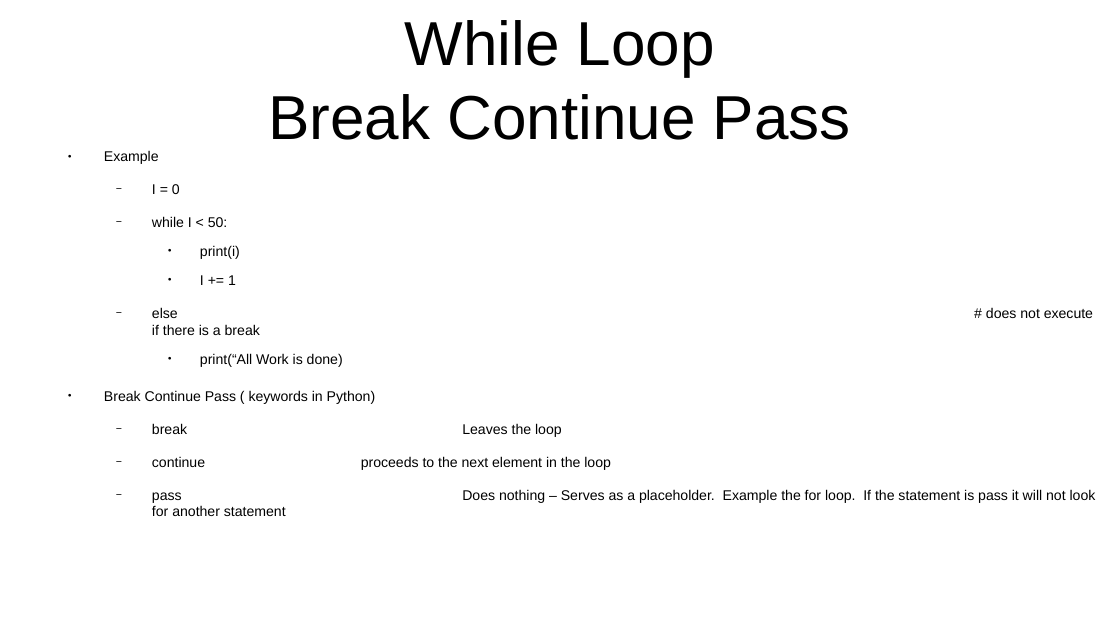
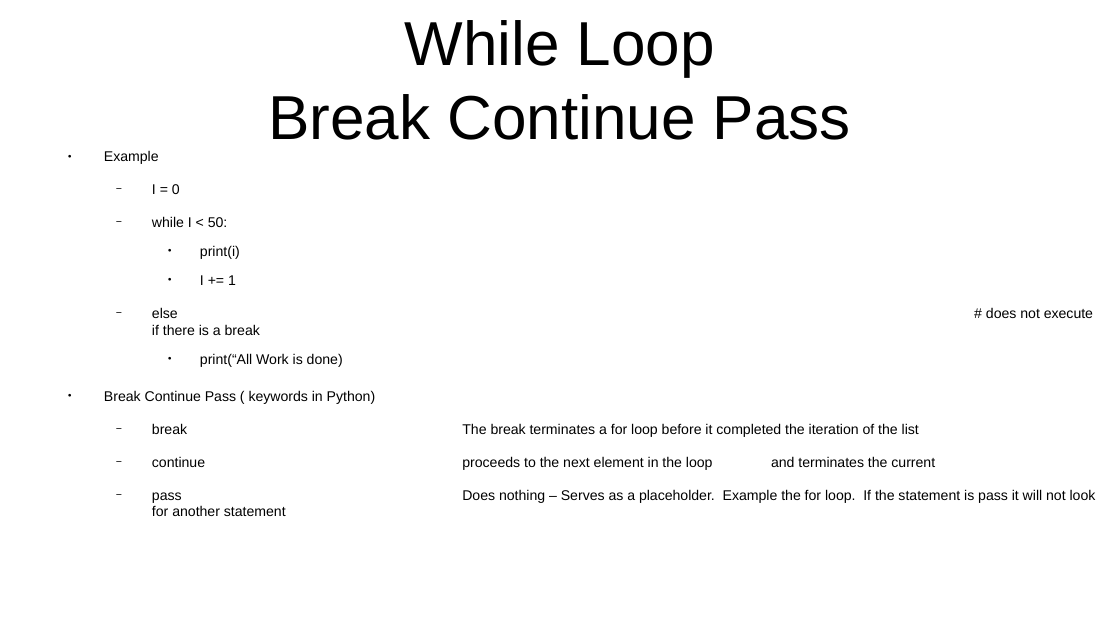
Before and after one commit to CharlesStockman/languages, a slide deck: slide 45 of python/notes/01_core.odp (slide 44 before the commit). Drawn at 1120x630 pixels with LibreOffice and Linux fonts; fonts in the diff are those of the drawing. Boxes give left, top, right and bottom in pixels: in the first picture for what was removed or moved away, otherwise in the second. Text is boxed around its words. In the diff, an @@ line names an element or a change of style, - is before the commit and + after.

```diff
--- a/python/notes/01_core.odp
+++ b/python/notes/01_core.odp
@@ text at (x1=152, y1=423, x2=919, y2=470): text changed @@
-  − break Leaves the loop
-  − continue proceeds to the next element in the loop
+  − break The break terminates a for loop before it completed the iteration of the list
+  − continue proceeds to the next element in the loop and terminates the current
```
Also in this commit, not shown: 3 other slides changed, 1 slide added, 1 other file.
